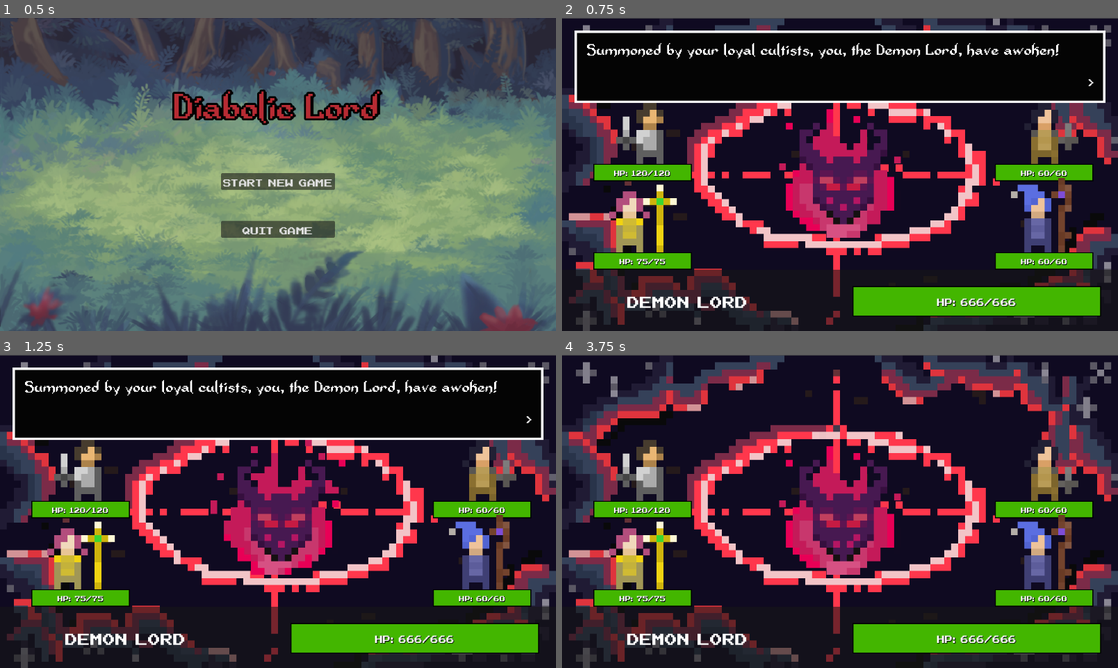
Above: before the commit, frames 1-4 (two rows, left to right).
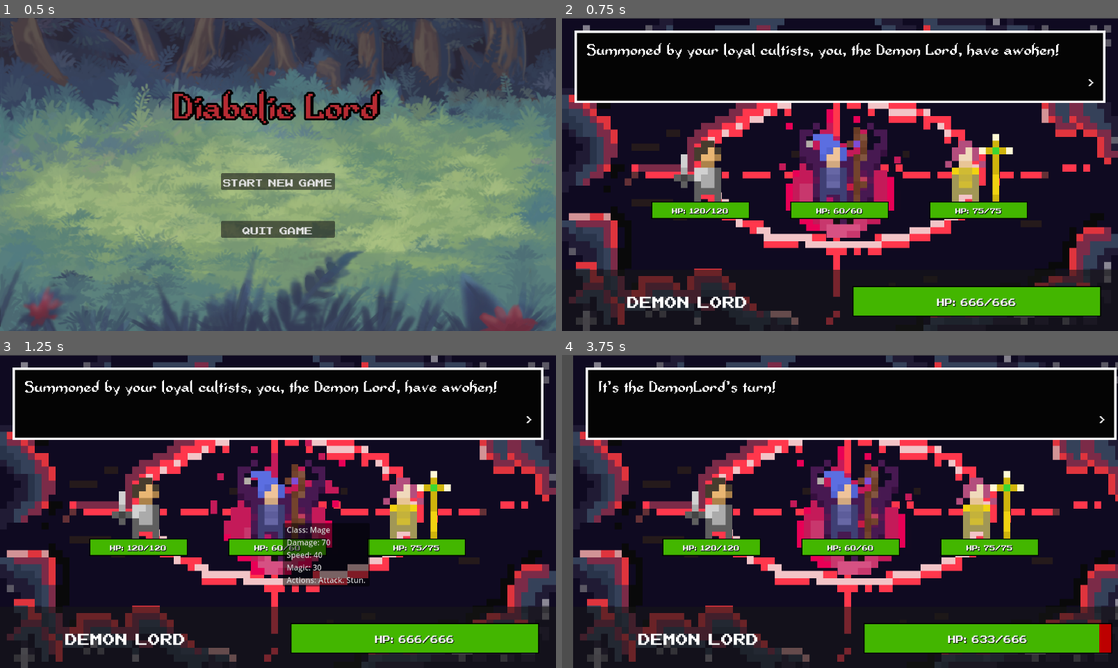
Above: after the commit, the same moments.

Repository: GeMini-220/Diabolic-Lord
Game: Godot game, scene res://MainScenes/start_menu.tscn
Same seed, same stepped clock (60 frames per second), same inputs: the game is played once before the commit and once after it.
Inputs (mouse positions are in pixels of both pictures, inside the frame that each line leads up to):
- Up to frame 1 (0.5 s): no input
- Up to frame 2 (0.75 s): click "Start New Game" at 0.5 s
- Up to frame 3 (1.25 s): no input
- Up to frame 4 (3.75 s): tap Enter (ui_accept) at 1.25, 1.52, 2.27 s; move the mouse to (962, 495) at 1.27 s; click (962, 495) at 1.42 s; move the mouse to (728, 527) at 2.02 s; click (728, 527) at 2.17 s; move the mouse to (895, 442) at 2.77 s; click (895, 442) at 2.92 s; move the mouse to (812, 574) at 3.52 s; click (812, 574) at 3.67 s

Frame 1 is identical in both runs. In frame 2, 15% of the frame differs, in the area x 5-96%, y 27-81%; in frame 3, 16%; in frame 4, 55%, in the area x 0-100%, y 0-100%.

Commit message:
new random-enemy, modified as William's comment

Diff:
--- a/MainScenes/battle.tscn
+++ b/MainScenes/battle.tscn
@@ -2,10 +2,9 @@
 
 [ext_resource type="Script" path="res://src/battle.gd" id="1_xbk6v"]
 [ext_resource type="Texture2D" uid="uid://bajpej7cwruxm" path="res://Image/BG-A2.png" id="2_i5jaq"]
-[ext_resource type="PackedScene" uid="uid://dv2ejdyrw8bpk" path="res://MainScenes/enemy.tscn" id="3_bsfho"]
+[ext_resource type="PackedScene" uid="uid://dv2ejdyrw8bpk" path="res://src/enemy.tscn" id="3_bsfho"]
 [ext_resource type="Resource" uid="uid://ijiac1r710yp" path="res://src/Fighter.tres" id="4_ky74l"]
 [ext_resource type="Resource" uid="uid://djig52rnheww4" path="res://src/Cleric.tres" id="5_avpfh"]
-[ext_resource type="Resource" uid="uid://bl8lqjm2q317l" path="res://src/Rogue.tres" id="6_0r1s1"]
 [ext_resource type="Resource" uid="uid://dywgcsu2hj36k" path="res://src/Mage.tres" id="7_luad1"]
 [ext_resource type="Texture2D" uid="uid://bqgttrqxpwnl4" path="res://Image/Demon-Animated-1-Sheet.png" id="8_axo2t"]
 [ext_resource type="FontFile" uid="uid://7jvdsijkjmcl" path="res://fonts/NESCyrillic.ttf" id="9_5fkrt"]
@@ -462,21 +461,28 @@
 
 [node name="Enemies" type="Node" parent="."]
 
-[node name="Fighter" parent="Enemies" instance=ExtResource("3_bsfho")]
+[node name="Defender" type="Node" parent="Enemies"]
+
+[node name="Fighter" parent="Enemies/Defender" instance=ExtResource("3_bsfho")]
 position = Vector2(168, 246)
 enemy = ExtResource("4_ky74l")
 
-[node name="Cleric" parent="Enemies" instance=ExtResource("3_bsfho")]
+[node name="Striker" type="Node" parent="Enemies"]
+
+[node name="Rogue" parent="Enemies/Striker" instance=ExtResource("3_bsfho")]
+position = Vector2(1000, 246)
+
+[node name="Mage" parent="Enemies/Striker" instance=ExtResource("3_bsfho")]
+position = Vector2(1000, 429)
+enemy = ExtResource("7_luad1")
+
+[node name="Supporter" type="Node" parent="Enemies"]
+
+[node name="Cleric" parent="Enemies/Supporter" instance=ExtResource("3_bsfho")]
 position = Vector2(168, 429)
 enemy = ExtResource("5_avpfh")
 
-[node name="Rogue" parent="Enemies" instance=ExtResource("3_bsfho")]
-position = Vector2(1000, 246)
-enemy = ExtResource("6_0r1s1")
-
-[node name="Mage" parent="Enemies" instance=ExtResource("3_bsfho")]
-position = Vector2(1000, 429)
-enemy = ExtResource("7_luad1")
+[node name="CurrentEnemies" type="Node" parent="."]
 
 [node name="DemonLord" type="AnimatedSprite2D" parent="."]
 position = Vector2(576, 343)
--- a/project.godot
+++ b/project.godot
@@ -12,7 +12,7 @@
 
 config/name="OneBossLeft"
 run/main_scene="res://MainScenes/start_menu.tscn"
-config/features=PackedStringArray("4.1", "Forward Plus")
+config/features=PackedStringArray("4.2", "Forward Plus")
 config/icon="res://icon.svg"
 
 [autoload]
--- a/src/BaseEnemy.gd
+++ b/src/BaseEnemy.gd
@@ -1,6 +1,7 @@
 extends Resource
 
 @export var name: String = "Enemy"
+@export var type: String = "Defender"
 @export var animation: SpriteFrames = null
 @export var health: int = 30
 @export var current_health: int = 30
--- a/src/Cleric.tres
+++ b/src/Cleric.tres
@@ -169,6 +169,7 @@
 [resource]
 script = ExtResource("2_57ylr")
 name = "Cleric"
+type = "Supporter"
 animation = SubResource("SpriteFrames_8svcj")
 health = 75
 current_health = 75
--- a/src/Enemy.gd
+++ b/src/Enemy.gd
@@ -14,11 +14,11 @@
 var is_hiding = false
 var modifier = 0
 
-func _physics_process(_delta):
-	# Add the gravity.
-	pass
+func _ready():
+	self.visible = false
 
 func get_ready():
+	self.visible = true
 	battle.set_health($ProgressBar, enemy.health, enemy.health)
 	$AnimatedSprite2D.sprite_frames = enemy.animation
 	$AudioStreamPlayer2D.stream = enemy.audio
@@ -29,7 +29,7 @@
 	for i in actions:
 		actionString += str(i) + ". "
 	actionString = actionString.capitalize()
-	$Control.tooltip_text = "Name: %s\nDamage: %s\nSpeed: %s\nMagic: %s\nActions: %s" % [enemy.name, damage, speed, magic, actionString]
+	$Control.tooltip_text = "Class: %s\nDamage: %s\nSpeed: %s\nMagic: %s\nActions: %s" % [enemy.name, damage, speed, magic, actionString]
 
 func took_damage(taken_damage) -> bool:
 	current_health = max(0,current_health - taken_damage)
--- a/src/Mage.tres
+++ b/src/Mage.tres
@@ -239,6 +239,7 @@
 [resource]
 script = ExtResource("2_2enri")
 name = "Mage"
+type = "Striker"
 animation = SubResource("SpriteFrames_8svcj")
 health = 60
 current_health = 60
--- a/src/Rogue.tres
+++ b/src/Rogue.tres
@@ -239,6 +239,7 @@
 [resource]
 script = ExtResource("2_b0n3w")
 name = "Rogue"
+type = "Striker"
 animation = SubResource("SpriteFrames_n5kdi")
 health = 60
 current_health = 60
--- a/src/battle.gd
+++ b/src/battle.gd
@@ -4,6 +4,7 @@
 signal target_selected
 @export var characters = {}
 var enemies
+var num_current_enemies
 var all_characters
 var is_defending = false
 var game_over = false
@@ -13,27 +14,62 @@
 var Boss_damage = State.damage
 
 func _ready():
+
 	set_health($PlayerPanel/ProgressBar, State.current_health, State.max_health)
 	State.currentBattle += 1
 	$DemonLord.play("idle")
 	$BGMusic.play()
 
-	enemies = $Enemies.get_children()
+	randomize()
+	enemies = choose_random_enemies()
 	all_characters = enemies.duplicate()
 	all_characters.append($DemonLord)
 
-	for enemy in enemies:
-		enemy.get_ready()
+	var screen_resolution = get_tree().root.content_scale_size # (1152, 648)
+	for i in len(enemies):
+		enemies[i].get_ready()
+		enemies[i].position = Vector2(screen_resolution.x / (num_current_enemies + 1) * (i + 1), screen_resolution.y / 2)
+		# temporary alignment of enemies
 
 	$ActionsPanel.hide()
 	$SpellsPanel.hide()
 	display_text("Summoned by your loyal cultists, you, the Demon Lord, have awoken!")
 	await self.textbox_closed
-	display_text("These four adventurers wish to return you to your eternal slumber.")
+	display_text("These %s adventurers wish to return you to your eternal slumber." % num_current_enemies)
 	await self.textbox_closed
 	display_text("This is the final battle!")
 	await self.textbox_closed
 	await process()
+
+func choose_random_enemies():
+	for e in $CurrentEnemies.get_children():
+		e.queue_free()
+	if 1 <= State.currentBattle and State.currentBattle <= 3:
+		num_current_enemies = 3
+	elif 4 <= State.currentBattle and State.currentBattle <= 6:
+		num_current_enemies = 4
+	elif 7 <= State.currentBattle and State.currentBattle <= 9:
+		num_current_enemies = 5
+	else:
+		num_current_enemies = 8
+	var enemy_types = $Enemies.get_children() # at least 1 enemy for each type
+	while num_current_enemies > enemy_types.size(): # free spots
+		enemy_types.append($Enemies.get_children()[randi() % $Enemies.get_children().size()])
+	var enemy_dict = {}
+	for i in $Enemies.get_children():
+		for j in i.get_children():
+			enemy_dict[j.name] = []
+	for i in enemy_types:
+		var enemies_of_type = i.get_children()
+		var new_enemy = enemies_of_type[randi() % enemies_of_type.size()].duplicate()
+		enemy_dict[new_enemy.name].append(new_enemy)
+	for i in enemy_dict:
+		if enemy_dict[i].size() > 1:
+			for j in enemy_dict[i].size():
+				enemy_dict[i][j].name = "%s %s" % [i, j + 1] # rename
+		for j in enemy_dict[i].size():
+			$CurrentEnemies.add_child(enemy_dict[i][j])
+	return $CurrentEnemies.get_children()
 
 func update_tooltip():
 	$SpellsPanel/Spells/Attack.tooltip_text = "Basic attack, deals %s damage to one target." % floor(Boss_damage)
@@ -312,7 +348,7 @@
 	else:
 		display_text("Against your unstoppable might, the heroes have lost.")
 		await self.textbox_closed
-		if State.currentBattle >= 15:
+		if State.currentBattle >= 10:
 			display_text("The world will see a dark age under your rule.")
 			await self.textbox_closed
 			display_text("The living will suffer, and the dead will rise.")
